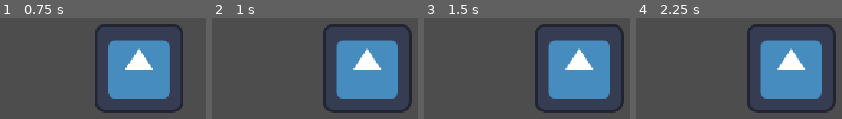
Above: before the commit, frames 1-4 (left to right).
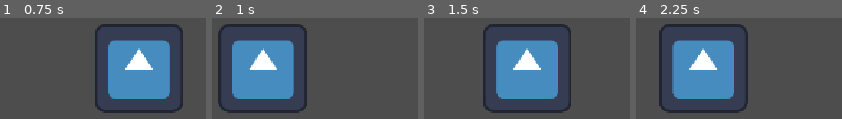
Above: after the commit, the same moments.

Repository: BirdOfAsh/SystemPrototyping
Game: Godot game, scene res://Tween Components/Scenes/effect_test_scene.tscn
Two runs of this game, one before a commit and one after it. Both use one fixed random seed, a clock stepped at 60 frames per second and the inputs below. The project has no main scene, so this scene is started directly. The engine's default icon, where the game draws it, is replaced by a stand-in: a white triangle on a blue panel in a dark square.
Inputs (mouse positions are in pixels of both pictures, inside the frame that each line leads up to):
- Up to frame 1 (0.75 s): move the mouse to (outside the picture) at 0.52 s
- Up to frame 2 (1 s): no input
- Up to frame 3 (1.5 s): move the mouse to (outside the picture) at 1.27 s
- Up to frame 4 (2.25 s): move the mouse to (outside the picture) at 2.02 s

Frame 1 is identical in both runs. In frame 2, 45% of the frame differs, in the area x 2-98%, y 5-95%; in frame 3, 36%; in frame 4, 44%.

Commit message:
In editor tweening

Diff:
--- a/Tween Components/Scenes/effect_test_scene.tscn
+++ b/Tween Components/Scenes/effect_test_scene.tscn
@@ -38,6 +38,8 @@
 offset_bottom = 20.0
 grow_horizontal = 2
 grow_vertical = 2
+pivot_offset_ratio = Vector2(0.5, 0.5)
+offset_transform_enabled = true
 
 [node name="ControlNodeEffect" type="Node" parent="Control" unique_id=282090064 node_paths=PackedStringArray("affected_node")]
 script = ExtResource("1_m4g0h")
@@ -45,6 +47,7 @@
 transform_tween = SubResource("Resource_5h6k7")
 canvas_item_tween = SubResource("Resource_84d66")
 offset_transform_tween = SubResource("Resource_m4g0h")
+loop = true
 autostart = true
 use_custom_curve = true
 transition_curve = SubResource("Curve_5uyih")
--- a/Tween Components/Scripts/Components/control_tween.gd
+++ b/Tween Components/Scripts/Components/control_tween.gd
@@ -1,9 +1,16 @@
 @icon("uid://mms7tsllqfcb")
+@tool
 class_name ControlTween extends TweenComponent
 ## [ControlNodeEffect] is an extension of [TweenEffect] and additionally contains
 ## transform and [CanvasItem] parameters.
 
-## The node which will have the effect applied.
+## Plays the tween in the editor, and resets once complete
+@export_tool_button("Play Tween", "Play") var play_tween_button : Callable = do_tween
+## Resets the tween immediately
+@export_tool_button("Reset Tween", "Stop") var reset_tween_button : Callable = _reset_values
+## Sets the value that the reset button goes to
+@export_tool_button("Set Reset Values", "KeyValue") var set_reset_value_button : Callable = _set_reset_values
+## The node which will have the effect applied
 @export var affected_node : Control
 ## The transform tween resource
 @export var transform_tween : TransformTween
@@ -14,6 +21,9 @@
 
 
 func _ready() -> void:
+	# Don't run this if you're in the editor
+	if Engine.is_editor_hint(): return
+
 	super()
 	if has_errors(): return
 
@@ -46,6 +56,15 @@
 
 	# Await for tween to finish so that it can loop
 	await tween.finished
+	return
+
+
+func _do_editor_tween() -> void:
+	if loop:
+		do_tween()
+	else:
+		await do_tween()
+		_reset_values()
 
 
 ## Wrapper to call the tween functions from all the tween resources
@@ -67,6 +86,24 @@
 	offset_transform_tween.set_current_values(affected_node)
 
 
+## Sets the reset values that the [member affected_node] is set to in the editor
+## NOTE: ONLY TO BE USED IN THE EDITOR
+func _set_reset_values() -> void:
+	transform_tween._set_reset_values(affected_node)
+	canvas_item_tween._set_reset_values(affected_node)
+	offset_transform_tween._set_reset_values(affected_node)
+
+
+## Resets the values to reset value
+## NOTE: ONLY TO BE USED IN THE EDITOR
+func _reset_values() -> void:
+	if loop and tween.is_running():
+		tween.stop()
+	transform_tween._reset_values(affected_node)
+	canvas_item_tween._reset_values(affected_node)
+	offset_transform_tween._reset_values(affected_node)
+
+
 ## Returns a boolean if any errors were found, and gives an error pointing to the issue.
 func has_errors() -> bool:
 	# If there is no node, that shit will NOT work
--- a/Tween Components/Scripts/Components/node2D_tween.gd
+++ b/Tween Components/Scripts/Components/node2D_tween.gd
@@ -1,8 +1,15 @@
 @icon("uid://mc5sx2ggbl4q")
+@tool
 class_name Node2DTween extends TweenComponent
 ## [Node2DEffect] is an extension of [TweenEffect] and additionally contains
 ## transform and [CanvasItem] parameters.
 
+## Plays the tween in the editor, and resets once complete
+@export_tool_button("Play Tween", "Play") var play_tween_button : Callable = do_tween
+## Resets the tween immediately
+@export_tool_button("Reset Tween", "Stop") var reset_tween_button : Callable = do_tween
+## Sets the value that the reset button goes to
+@export_tool_button("Set Reset Values", "KeyValue") var set_reset_value_button : Callable = do_tween
 ## The node which will have the effect applied.
 @export var affected_node : Node2D
 ## The transform tween resource
@@ -12,6 +19,9 @@
 
 
 func _ready() -> void:
+	# Don't run this if you're in the editor
+	if Engine.is_editor_hint(): return
+
 	super()
 	if has_errors(): return
 
@@ -39,6 +49,15 @@
 
 	# Await for tween to finish so that it can loop
 	await tween.finished
+	return
+
+
+func _do_editor_tween() -> void:
+	if loop:
+		do_tween()
+	else:
+		await do_tween()
+		_reset_values()
 
 
 ## Wrapper to call the tween functions from all the tween resources
@@ -57,6 +76,22 @@
 	canvas_item_tween.set_current_values(affected_node)
 
 
+## Sets the reset values that the [member affected_node] is set to in the editor
+## NOTE: ONLY TO BE USED IN THE EDITOR
+func _set_reset_values() -> void:
+	transform_tween._set_reset_values(affected_node)
+	canvas_item_tween._set_reset_values(affected_node)
+
+
+## Resets the values to reset value
+## NOTE: ONLY TO BE USED IN THE EDITOR
+func _reset_values() -> void:
+	if loop and tween.is_running():
+		tween.stop()
+	transform_tween._reset_values(affected_node)
+	canvas_item_tween._reset_values(affected_node)
+
+
 ## Returns a boolean if any errors were found, and gives an error pointing to the issue.
 func has_errors() -> bool:
 	# If there is no node, that shit will NOT work
--- a/Tween Components/Scripts/Components/tween_component.gd
+++ b/Tween Components/Scripts/Components/tween_component.gd
@@ -1,4 +1,6 @@
-@abstract class_name TweenComponent extends Node
+@tool
+@abstract
+class_name TweenComponent extends Node
 ## The TweenComponent class is an abstract class meant to be used to build out other
 ## tween component classes. [br]
 ## This class contains all of the information relating to the tween including
--- a/Tween Components/Scripts/TweenResources/canvas_item_tween.gd
+++ b/Tween Components/Scripts/TweenResources/canvas_item_tween.gd
@@ -1,3 +1,4 @@
+@tool
 class_name CanvasItemTween extends TweenResource
 
 #region CanvasItem Properties
@@ -12,6 +13,9 @@
 @export var end_modulate : Color = Color.WHITE
 
 var current_modulate : Color
+
+## The value the modulate is reset to in the editor
+var reset_modulate : Color
 #endregion
 
 ## Call to tween each of the individual canvas item properties (modulate)
@@ -22,6 +26,15 @@
 ## Call to tween each of the individual canvas item properties (modulate) with a custom transition curve
 func custom_tween_properties(tween : Tween, tween_duration : float, _affected_node : Node, curve : Curve, forward : bool = true) -> void:
 	_custom_tween_modulate(tween, tween_duration, _affected_node, curve, forward)
+
+
+## NOTE: ONLY TO BE USED IN THE EDITOR
+func _reset_values(_affected_node : CanvasItem) -> void:
+	if reset_modulate == null:
+		printerr("%s: Some reset value in %s, was not set." % [_affected_node.name, self.get_class()])
+		return
+
+	_affected_node.modulate = reset_modulate
 
 
 #region Canvas Item Functions
@@ -59,5 +72,10 @@
 
 
 ## Set the current canvas item values when the tween is run
-func set_current_values(_affected_node : Node) -> void:
+func set_current_values(_affected_node : CanvasItem) -> void:
 	current_modulate = _affected_node.modulate
+
+
+## NOTE: ONLY TO BE USED IN THE EDITOR
+func _set_reset_values(_affected_node : CanvasItem) -> void:
+	reset_modulate = _affected_node.modulate
--- a/Tween Components/Scripts/TweenResources/offset_transform_tween.gd
+++ b/Tween Components/Scripts/TweenResources/offset_transform_tween.gd
@@ -1,3 +1,4 @@
+@tool
 class_name OffsetTransformTween extends TweenResource
 
 
@@ -42,6 +43,12 @@
 ## The current rotate of the node in rotation_degrees, stored in a variable
 var current_offset_scale : Vector2
 
+## The value the offset position is reset to in the editor
+var reset_offset_position : Vector2
+## The value the offset rotation is reset to in the editor
+var reset_offset_rotation : float
+## The value the offset scale is reset to in the editor
+var reset_offset_scale : Vector2
 #endregion
 
 
@@ -57,6 +64,21 @@
 	_custom_tween_offset_position(tween, tween_duration, _affected_node, curve, forward)
 	_custom_tween_offset_rotation(tween, tween_duration, _affected_node, curve, forward)
 	_custom_tween_offset_scale(tween, tween_duration, _affected_node, curve, forward)
+
+
+## NOTE: ONLY TO BE USED IN THE EDITOR
+func _reset_values(_affected_node : Node) -> void:
+	if reset_offset_position == null or reset_offset_rotation  == null or reset_offset_scale  == null:
+		print('offset_tranform')
+		print(reset_offset_position)
+		print(reset_offset_rotation)
+		print(reset_offset_scale)
+		printerr("%s: Some reset value in %s, was not set." % [_affected_node.name, self.get_class()])
+		return
+
+	_affected_node.offset_transform_position = reset_offset_position
+	_affected_node.offset_transform_rotation = reset_offset_rotation
+	_affected_node.offset_transform_scale = reset_offset_scale
 
 
 #region Offset Transform Functions
@@ -182,3 +204,10 @@
 	current_offset_position = _affected_node.offset_transform_position
 	current_offset_rotation = _affected_node.offset_transform_rotation
 	current_offset_scale = _affected_node.offset_transform_scale
+
+
+## NOTE: ONLY TO BE USED IN THE EDITOR
+func _set_reset_values(_affected_node : Control) -> void:
+	reset_offset_position = _affected_node.offset_transform_position
+	reset_offset_rotation = _affected_node.offset_transform_rotation
+	reset_offset_scale = _affected_node.offset_transform_scale
--- a/Tween Components/Scripts/TweenResources/transform_tween.gd
+++ b/Tween Components/Scripts/TweenResources/transform_tween.gd
@@ -1,3 +1,4 @@
+@tool
 class_name TransformTween extends TweenResource
 
 
@@ -40,6 +41,12 @@
 ## The current rotate of the node in rotation_degrees, stored in a variable
 var current_scale : Vector2
 
+## The value the position is reset to in the editor
+var reset_position : Vector2
+## The value the rotation is reset to in the editor
+var reset_rotation : float
+## The value the scale is reset to in the editor
+var reset_scale : Vector2
 #endregion
 
 
@@ -55,6 +62,18 @@
 	_custom_tween_position(tween, tween_duration, _affected_node, curve, forward)
 	_custom_tween_rotation(tween, tween_duration, _affected_node, curve, forward)
 	_custom_tween_scale(tween, tween_duration, _affected_node, curve, forward)
+
+
+## NOTE: ONLY TO BE USED IN THE EDITOR
+func _reset_values(_affected_node : Node) -> void:
+	if reset_position == null or reset_rotation == null or reset_scale == null :
+		print('tranform')
+		printerr("%s: Some reset value in %s, was not set." % [_affected_node.name, self.get_class()])
+		return
+
+	_affected_node.position = reset_position
+	_affected_node.rotation = reset_rotation
+	_affected_node.scale = reset_scale
 
 
 #region Transform Functions
@@ -180,3 +199,10 @@
 	current_position = _affected_node.position
 	current_rotation = _affected_node.rotation
 	current_scale = _affected_node.scale
+
+
+## NOTE: ONLY TO BE USED IN THE EDITOR
+func _set_reset_values(_affected_node : Node) -> void:
+	reset_position = _affected_node.position
+	reset_rotation = _affected_node.rotation
+	reset_scale = _affected_node.scale
--- a/Tween Components/Scripts/TweenResources/tween_resource.gd
+++ b/Tween Components/Scripts/TweenResources/tween_resource.gd
@@ -5,3 +5,7 @@
 @abstract func custom_tween_properties(tween : Tween, tween_duration : float, _affected_node : Node, curve : Curve, forward : bool = true) -> void
 
 @abstract func set_current_values(_affected_node) -> void
+
+@abstract func _set_reset_values(_affected_node) -> void
+
+@abstract func _reset_values(_affected_node) -> void
